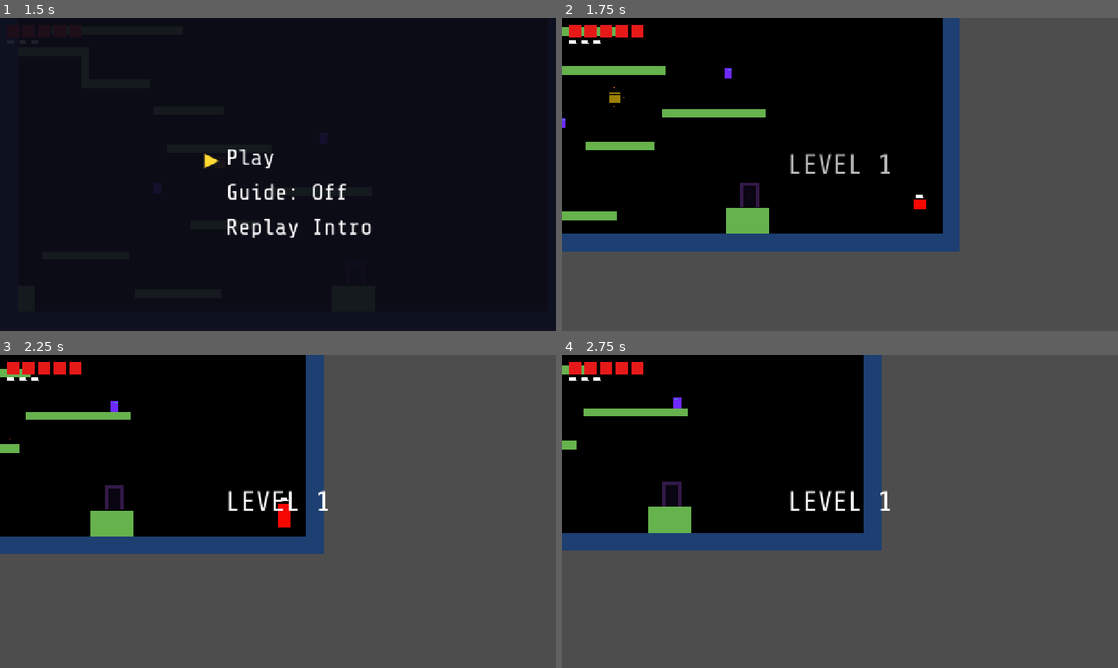
Above: before the commit, frames 1-4 (two rows, left to right).
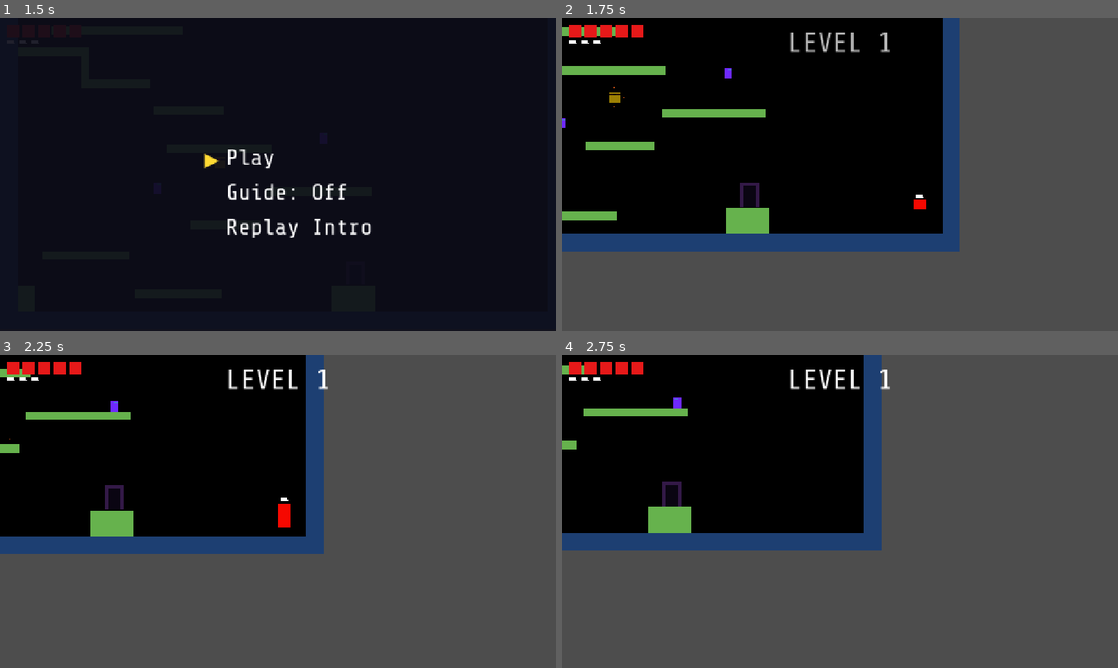
Above: after the commit, the same moments.

Repository: danngreen/fuzzy-world-2.0
Game: Godot game, scene res://scenes/main.tscn
Two runs of this game, one before a commit and one after it. Both use one fixed random seed, a clock stepped at 60 frames per second and the inputs below.
Inputs:
- Up to frame 1 (1.5 s): hold Right (move_right) from 0.53 s (still down); tap Space (jump) at 0.77 s; tap Enter at 1.25 s
- Up to frame 2 (1.75 s): keep holding Right (move_right); tap Space (jump) at 1.52 s
- Up to frame 3 (2.25 s): release Right (move_right) at 2.03 s; hold Left (move_left) from 2.03 s (still down)
- Up to frame 4 (2.75 s): keep holding Left (move_left)

Frame 1 is identical in both runs. In frame 2, 0.7% of the frame differs, in the area x 41-59%, y 4-50%; in frame 3, 0.8%; in frame 4, 0.8%.

Commit message:
Add tunnels zoom effect

Diff:
--- a/scenes/player/player.gd
+++ b/scenes/player/player.gd
@@ -68,10 +68,6 @@
 		return
 
 	if in_tunnel:
-		velocity.x = 0
-		if not is_on_floor():
-			velocity.y = minf(velocity.y + GRAVITY * delta, MAX_FALL_SPEED)
-		move_and_slide()
 		return
 
 	# Invincibility frames
--- a/scenes/tunnel/tunnel.gd
+++ b/scenes/tunnel/tunnel.gd
@@ -22,32 +22,43 @@
 	linked_tunnel.transit_in_progress = true
 	player.in_tunnel = true
 	player.velocity = Vector2.ZERO
+	player.get_node("CollisionShape2D").disabled = true
 
-	# Kill any ongoing size tween to avoid visual conflict
 	if player.size_tween and player.size_tween.is_valid():
 		player.size_tween.kill()
 
-	var sprite: ColorRect = player.get_node("Sprite")
-	sprite.pivot_offset = Vector2(14, 48)  # pivot at feet — bottom stays fixed
+	var partner   := linked_tunnel as Node2D
+	var player_n  := player as Node2D
+	var sz: float  = player.size_scale
 
-	var tween := create_tween()
-	tween.tween_property(sprite, "scale:y", 0.0, 0.3) \
-		.set_ease(Tween.EASE_IN).set_trans(Tween.TRANS_QUAD)
-	tween.tween_callback(func():
-		# Teleport, placing player's feet at the partner tunnel's origin
-		player.global_position = Vector2(
-			linked_tunnel.global_position.x,
-			linked_tunnel.global_position.y - player.size_scale * 24.0
-		)
-		sprite.pivot_offset = Vector2(14, 48)
-		sprite.scale.y = 0.01
-		var t2 := create_tween()
-		t2.tween_property(sprite, "scale:y", player.size_scale, 0.3) \
-			.set_ease(Tween.EASE_OUT).set_trans(Tween.TRANS_BACK)
-		t2.tween_callback(func():
-			sprite.pivot_offset = Vector2(14, 24)
+	# Where the player's centre should stand inside each tunnel
+	var enter_target := Vector2(global_position.x, global_position.y - sz * 24.0)
+	var exit_target  := Vector2(partner.global_position.x, partner.global_position.y - sz * 24.0)
+
+	# Inner-rect centre (24 px above foot origin) — camera focus point
+	var enter_center := global_position + Vector2(0, -24)
+	var exit_center  := partner.global_position + Vector2(0, -24)
+
+	# Phase 1: slide player to tunnel centre
+	var slide := create_tween()
+	slide.tween_property(player_n, "global_position", enter_target, 0.35) \
+		.set_ease(Tween.EASE_IN_OUT).set_trans(Tween.TRANS_SINE)
+	slide.tween_callback(func():
+		# Phase 2+: snap camera to enter centre, then pure zoom
+		var camera = get_viewport().get_camera_2d()
+		camera.global_position = enter_center
+
+		var on_midpoint := func():
+			player_n.global_position = exit_target
+
+		var on_complete := func():
+			var sprite: ColorRect = player.get_node("Sprite")
+			var f := signf(sprite.scale.x) if sprite.scale.x != 0.0 else 1.0
+			sprite.scale = Vector2(f * sz, sz)
+			player.get_node("CollisionShape2D").disabled = false
 			player.in_tunnel = false
 			transit_in_progress = false
 			linked_tunnel.transit_in_progress = false
-		)
+
+		camera.tunnel_transition(enter_center, exit_center, on_midpoint, on_complete)
 	)
--- a/scenes/tunnel/tunnel.tscn
+++ b/scenes/tunnel/tunnel.tscn
@@ -12,14 +12,12 @@
 offset_left = -22.0
 offset_top = -56.0
 offset_right = 22.0
-offset_bottom = 0.0
-color = Color(0.20, 0.10, 0.28, 1)
+color = Color(0.2, 0.1, 0.28, 1)
 
 [node name="Inner" type="ColorRect" parent="."]
 offset_left = -14.0
 offset_top = -48.0
 offset_right = 14.0
-offset_bottom = 0.0
 color = Color(0.04, 0.02, 0.07, 1)
 
 [node name="CollisionShape2D" type="CollisionShape2D" parent="."]
--- a/scripts/camera.gd
+++ b/scripts/camera.gd
@@ -5,7 +5,50 @@
 
 @onready var target: Node2D = get_node(target_path)
 
+var tunnel_active := false
+
+
+func _process(_delta: float) -> void:
+	if not tunnel_active:
+		return
+	# Runs every render frame — stays in sync with the tween that drives zoom
+	var player = get_tree().get_first_node_in_group("player")
+	if player:
+		var sprite: ColorRect = player.get_node("Sprite")
+		var inv: float = player.size_scale / zoom.x
+		var f := signf(sprite.scale.x) if sprite.scale.x != 0.0 else 1.0
+		sprite.scale = Vector2(f * inv, inv)
+
 
 func _physics_process(delta: float) -> void:
+	if tunnel_active:
+		return
 	if target:
 		global_position = global_position.lerp(target.global_position, smoothing * delta)
+
+
+# Pure zoom-in → hold → teleport → zoom-out. No camera panning.
+# Call this after setting global_position to enter_center.
+func tunnel_transition(enter_center: Vector2, exit_center: Vector2,
+		midpoint_fn: Callable, complete_fn: Callable) -> void:
+	tunnel_active = true
+	const ZOOM_IN   := 0.90
+	const HOLD      := 0.24
+	const ZOOM_OUT  := 0.90
+	const PEAK_ZOOM := 46.0
+
+	var t := create_tween()
+	t.tween_property(self, "zoom", Vector2(PEAK_ZOOM, PEAK_ZOOM), ZOOM_IN) \
+		.set_ease(Tween.EASE_IN).set_trans(Tween.TRANS_QUAD)
+	t.tween_interval(HOLD)
+	t.tween_callback(func():
+		midpoint_fn.call()
+		global_position = exit_center
+		var t2 := create_tween()
+		t2.tween_property(self, "zoom", Vector2(1, 1), ZOOM_OUT) \
+			.set_ease(Tween.EASE_OUT).set_trans(Tween.TRANS_QUAD)
+		t2.tween_callback(func():
+			tunnel_active = false
+			complete_fn.call()
+		)
+	)
--- a/scripts/main.gd
+++ b/scripts/main.gd
@@ -69,7 +69,7 @@
 	label.add_theme_font_size_override("font_size", 64)
 	label.add_theme_color_override("font_color", Color.WHITE)
 	label.horizontal_alignment = HORIZONTAL_ALIGNMENT_CENTER
-	label.position = Vector2(0, 300)
+	label.position = Vector2(0, 20)
 	label.size = Vector2(1280, 80)
 	label.modulate.a = 0.0
 	layer.add_child(label)
Not shown: 1 places in scenes/tunnel/tunnel.tscn that only renumber resources
